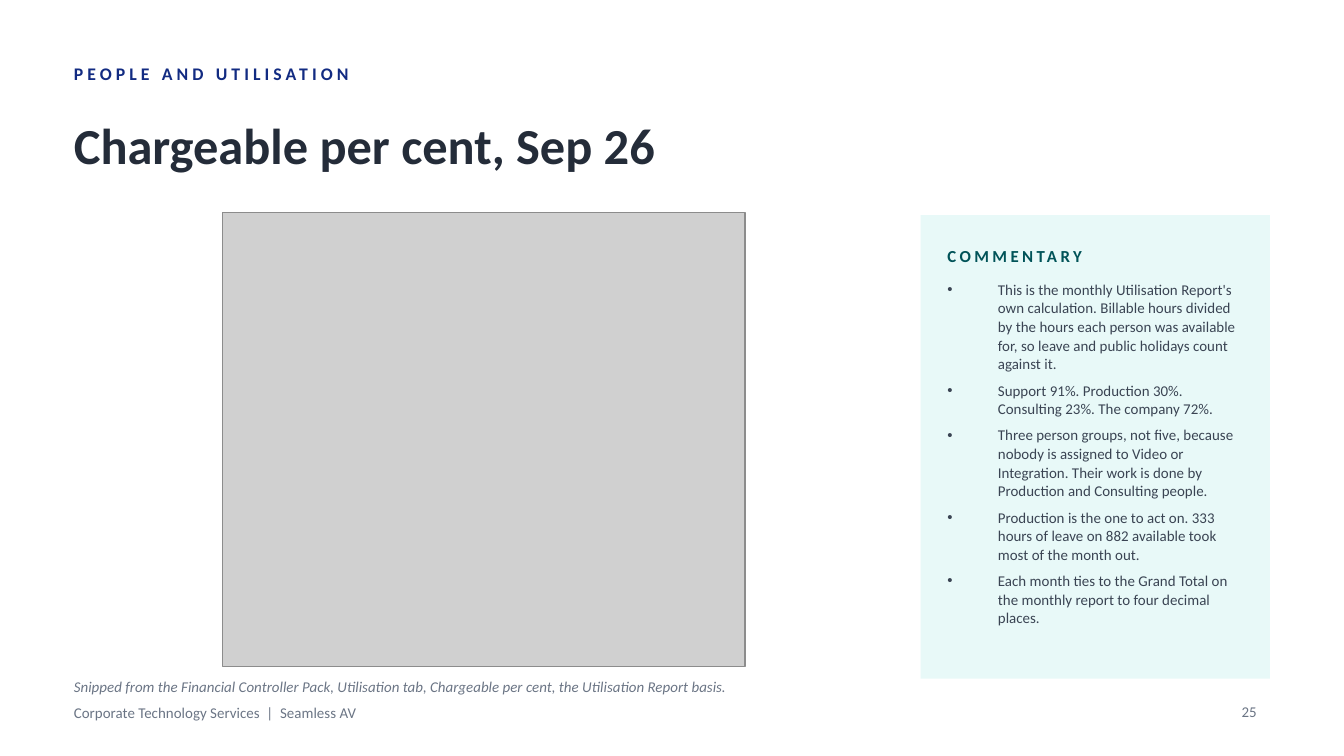
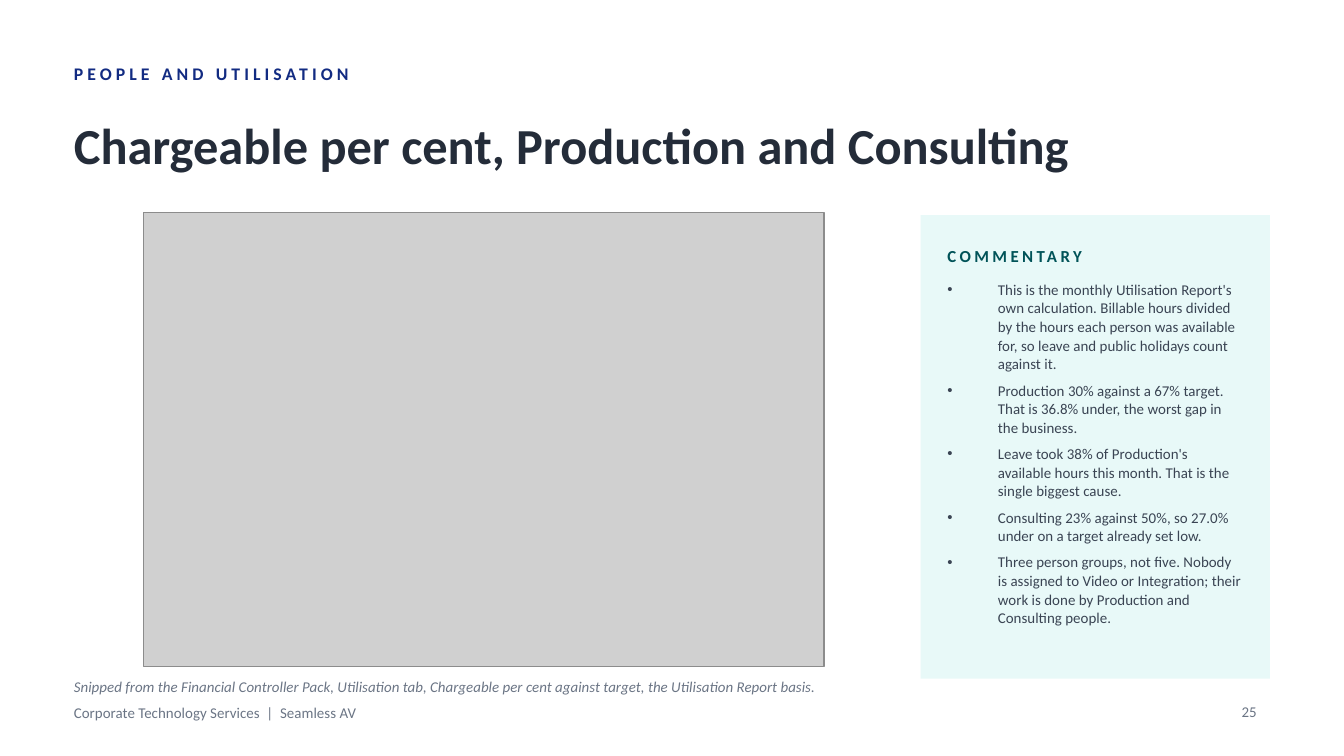
Before and after one commit to WesleyNelson-O33/Claude, a slide deck: slide 25 of deck/CTS Monthly Business Review - September 2026.pptx. Drawn at 1344x756 pixels with LibreOffice and Linux fonts; fonts in the diff are those of the drawing; grey boxes stand for pictures. Boxes give left, top, right and bottom in pixels: in the first picture for what was removed or moved away, otherwise in the second. Text is boxed around its words. In the diff, an @@ line names an element or a change of style, - is before the commit and + after.

```diff
--- a/deck/CTS Monthly Business Review - September 2026.pptx
+++ b/deck/CTS Monthly Business Review - September 2026.pptx
@@ text at <box>74,128,1069,173</box>: text changed @@
-Chargeable per cent, Sep 26
+Chargeable per cent, Production and Consulting
@@ picture: place and size @@
-picture at <box>223,212,746,667</box>
+picture at <box>144,212,824,667</box>
@@ text at <box>998,385,1241,626</box>: text changed @@
-• Support 91%. Production 30%. Consulting 23%. The company 72%.
-• Three person groups, not five, because nobody is assigned to Video or Integration. Their work is done by Production and Consulting people.
-• Production is the one to act on. 333 hours of leave on 882 available took most of the month out.
-• Each month ties to the Grand Total on the monthly report to four decimal places.
+• Production 30% against a 67% target. That is 36.8% under, the worst gap in the business.
+• Leave took 38% of Production's available hours this month. That is the single biggest cause.
+• Consulting 23% against 50%, so 27.0% under on a target already set low.
+• Three person groups, not five. Nobody is assigned to Video or Integration; their work is done by Production and Consulting people.
@@ text at <box>74,681,815,695</box>: text changed @@
-Snipped from the Financial Controller Pack, Utilisation tab, Chargeable per cent, the Utilisation Report basis.
+Snipped from the Financial Controller Pack, Utilisation tab, Chargeable per cent against target, the Utilisation Report basis.
```
Also in this commit, not shown: 1 other slide changed, 1 slide added, 15 other files.
